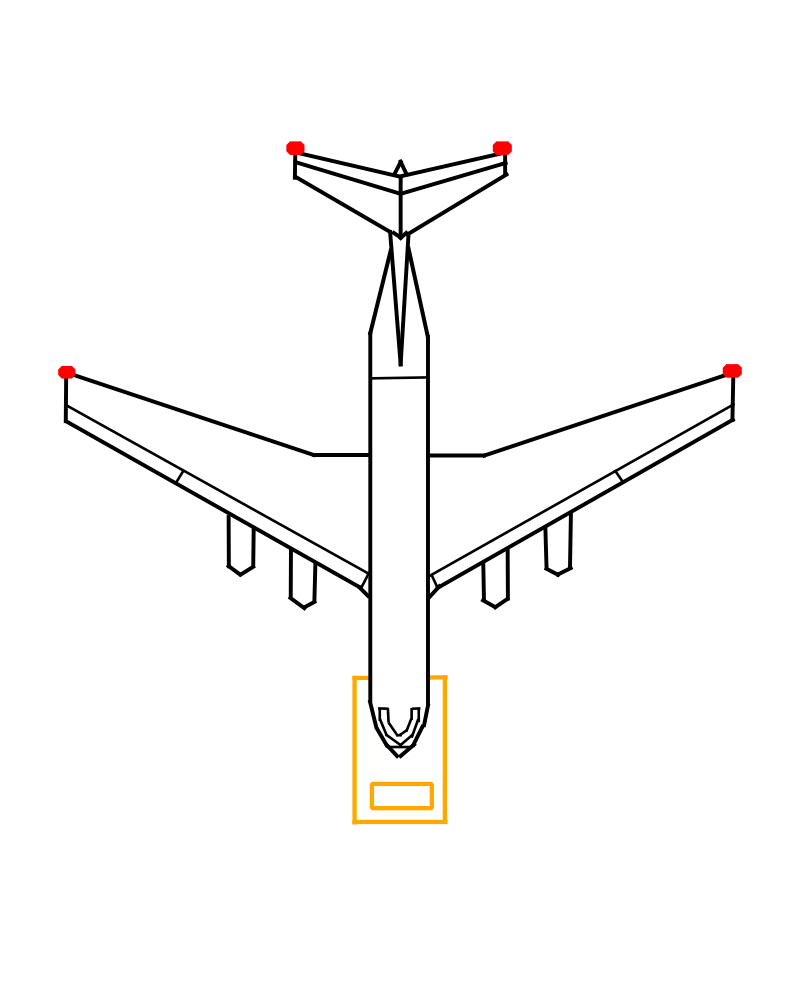
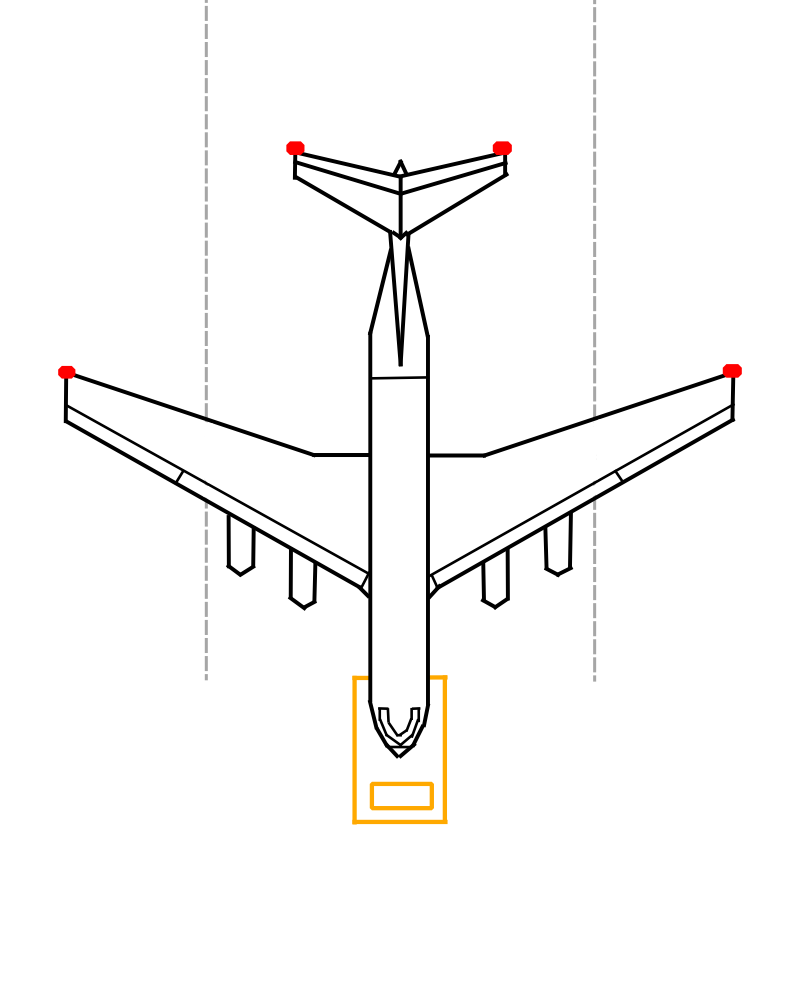
Before/after of a 800px x 1000px layered artwork. What changed in the layer stack:
added layer "Paint Layer 5" above "Vector Layer 2" over bbox(203, 385, 600, 512)
